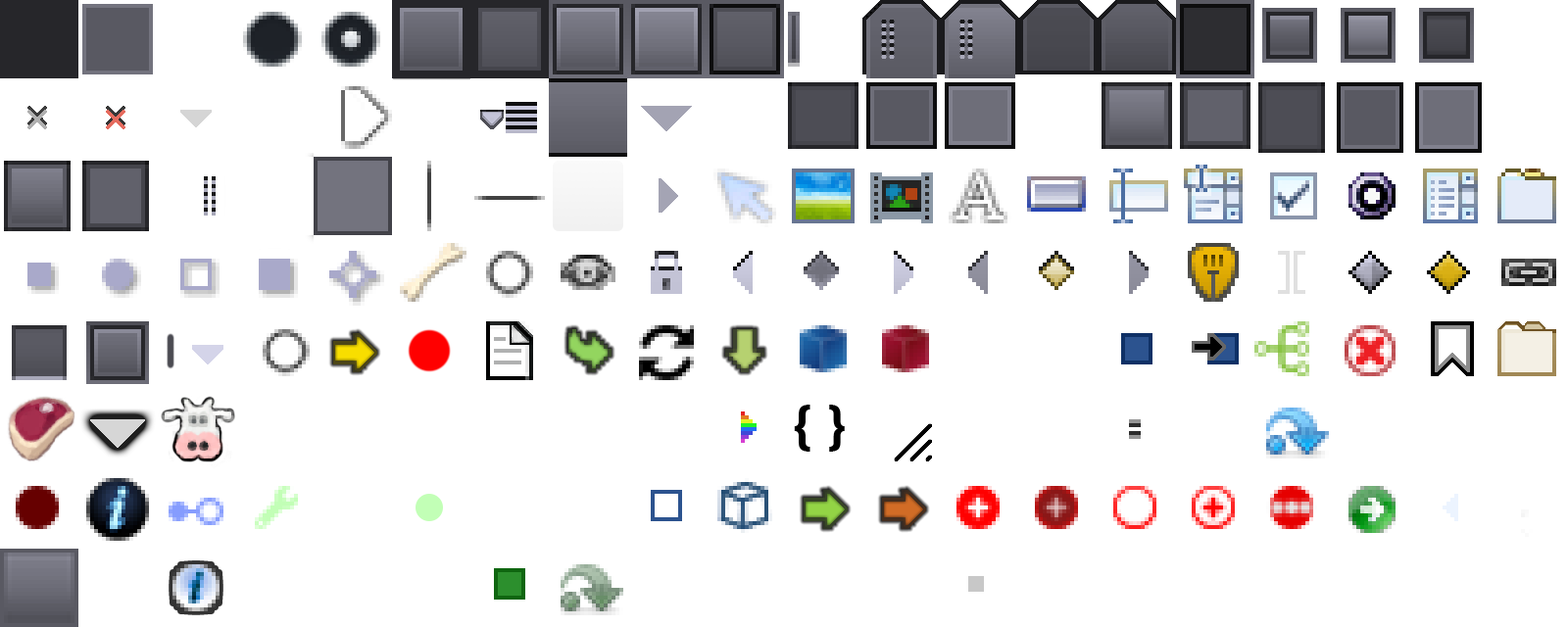
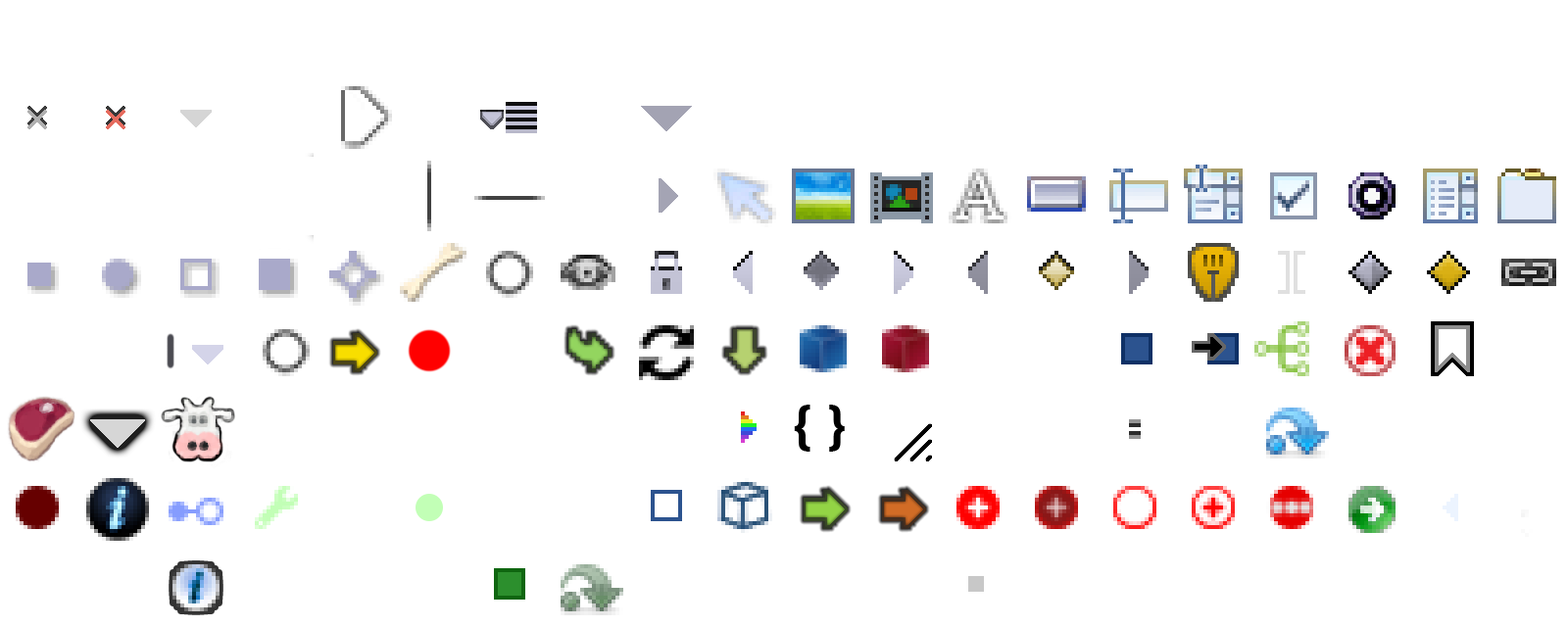
Before/after of a 1568 x 627 layered artwork. What changed in the layer stack:
removed layer "Folder" over left=1497, top=321, right=1557, bottom=377
removed layer "Frame" over left=552, top=160, right=624, bottom=232
painted on "Body" over left=0, top=0, right=1482, bottom=627
painted on "MainObjects" over left=243, top=11, right=534, bottom=381
